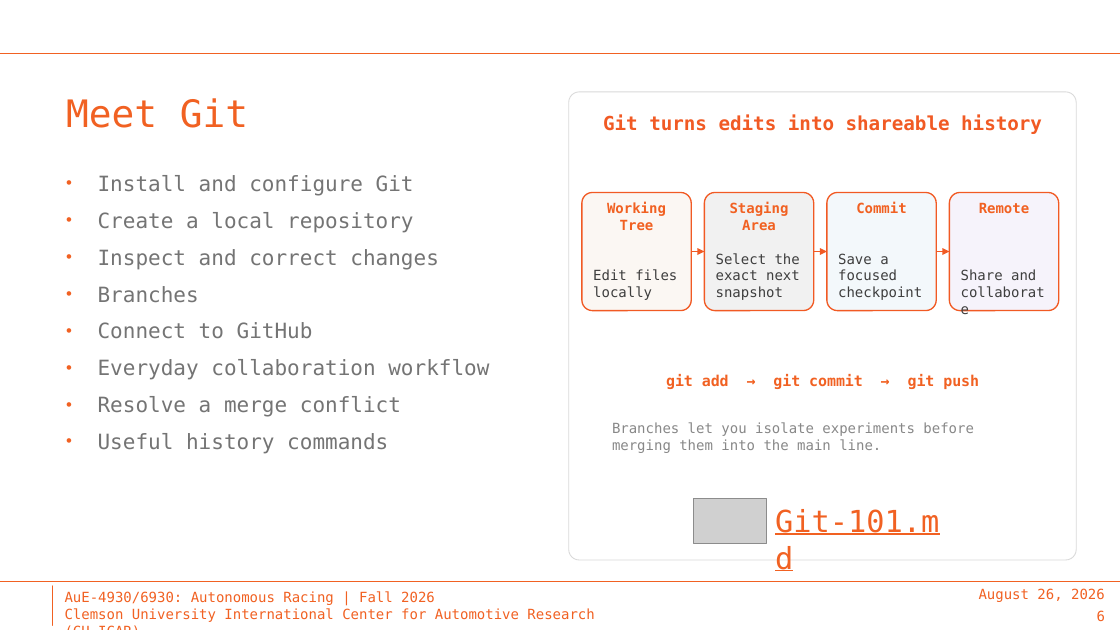
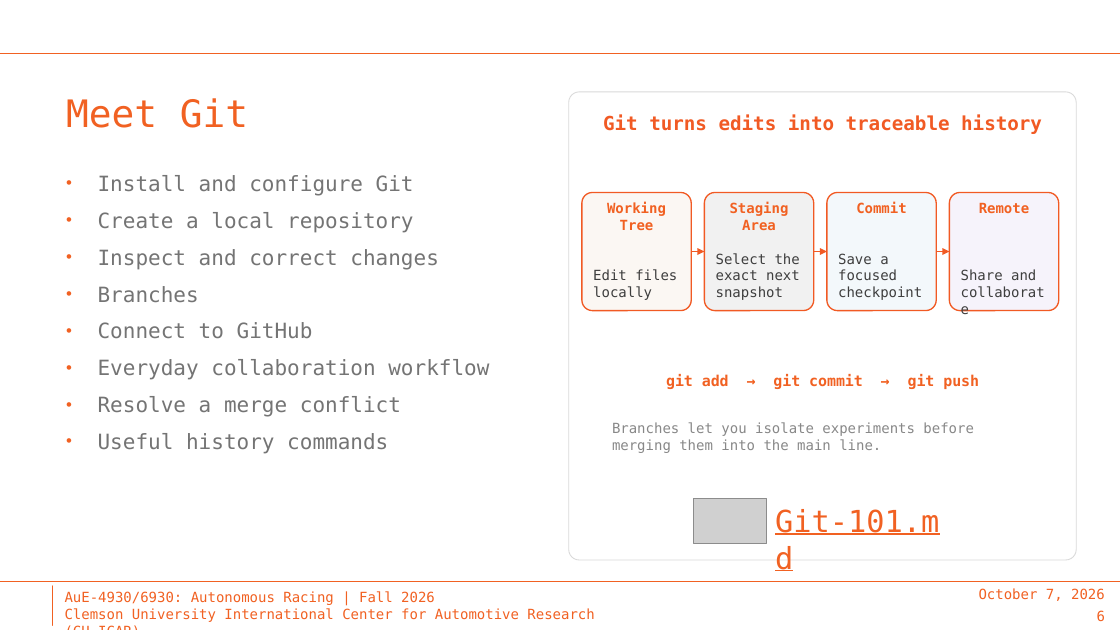
Before and after one commit to Tinker-Twins/AuE-X930-Autonomous-Racing, a slide deck: slide 6 of LAB-01 Developer Onramp/Lab-01.pptx. Drawn at 1120x630 pixels with LibreOffice and Linux fonts; fonts in the diff are those of the drawing; grey boxes stand for pictures; background and template pictures are left out. Boxes give left, top, right and bottom in pixels: in the first picture for what was removed or moved away, otherwise in the second. Text is boxed around its words. In the diff, an @@ line names an element or a change of style, - is before the commit and + after.

```diff
--- a/LAB-01 Developer Onramp/Lab-01.pptx
+++ b/LAB-01 Developer Onramp/Lab-01.pptx
@@ text at bbox=[603, 115, 1042, 134]: text changed @@
-Git turns edits into shareable history
+Git turns edits into traceable history
@@ text at bbox=[979, 588, 1105, 601]: text changed @@
-August 26, 2026
+October 7, 2026
```
Also in this commit, not shown: 8 other slides changed.
